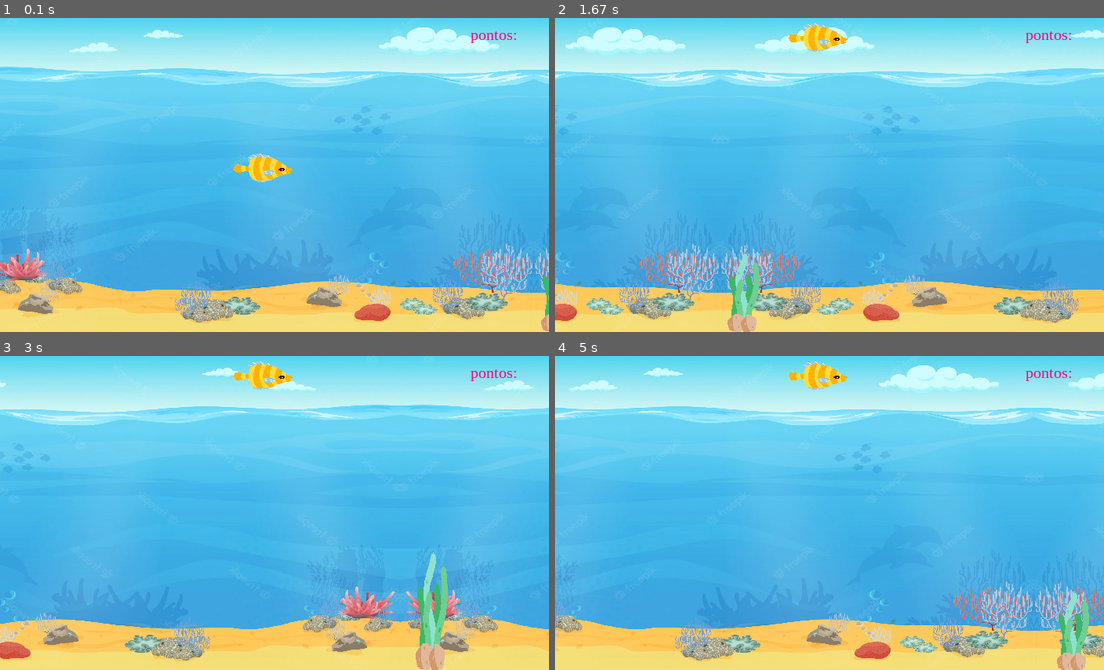
Above: before the commit, frames 1-4 (two rows, left to right).
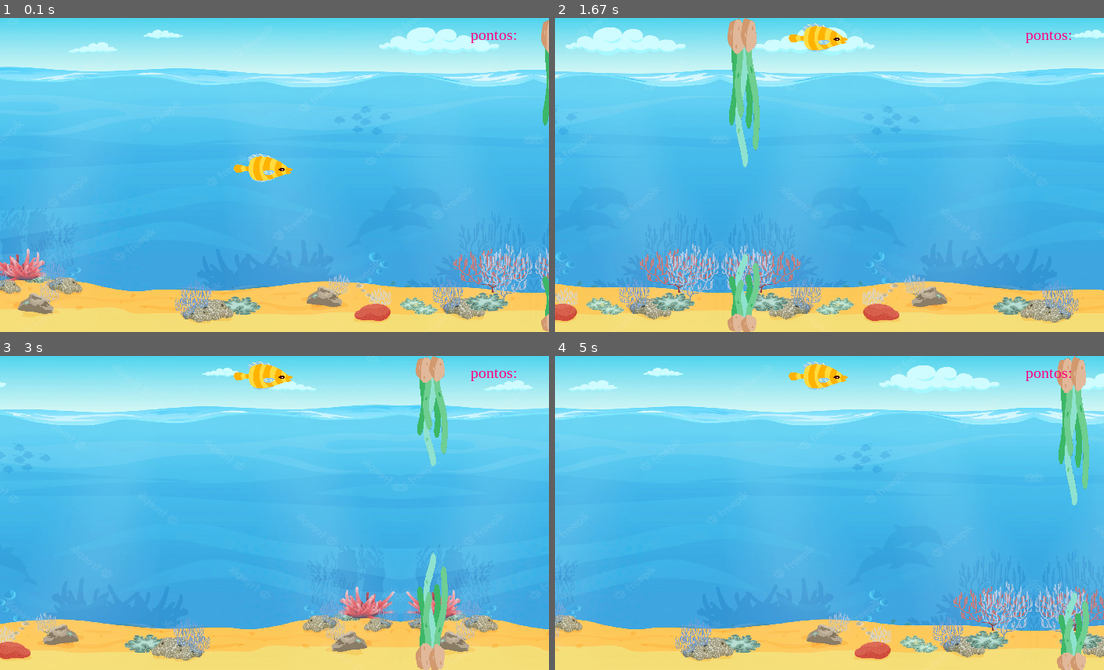
Above: after the commit, the same moments.

Repository: Luiza-Perazzoli/Pygame
Game: pygame game, started from game.py
Two runs of this game, one before a commit and one after it. Both use one fixed random seed, a clock stepped at 60 frames per second and the inputs below.
Inputs:
- Up to frame 1 (0.1 s): no input
- Up to frame 2 (1.67 s): tap Space at 0.33, 0.73, 1.03, 1.23, 1.57 s
- Up to frame 3 (3 s): tap Space at 1.87, 2.07, 2.37, 2.63, 2.97 s
- Up to frame 4 (5 s): tap Space at 3.27, 3.4, 3.8, 4.1, 4.47, 4.87 s

The runs differ from the first frame. In frame 1, 0.3% of the frame differs, in the area x 98-100%, y 0-35%; in frame 2, 1.7%, in the area x 31-38%, y 0-48%; in frame 3, 1.3%; in frame 4, 1.7%.

Commit message:
alga invertida e repete junto com a primeira alga

Diff:
--- a/game.py
+++ b/game.py
@@ -1,11 +1,12 @@
 import pygame
 from random import*
-from sala import peixe, fundo, fundo2, alga
+from sala import peixe, fundo, fundo2, alga, alga_invertida
 
 imagem_fundo=r"imagem/fundo do mar - Copia.webp"
 imagem_fundo2= r"imagem/fundo do mar2.webp"
 imagem_peixe=r"imagem/peixe_amarelo.png"
 imagem_alga=r"imagem\alga-png-real.png"
+imagem_alga_invertida= r"imagem/alga-png-real-invertida.png"
 
 WIDTH = 700
 HEIGHT = 400
@@ -28,6 +29,7 @@
 classe_fundo= fundo(WIDTH, HEIGHT)
 classe_fundo2= fundo2(WIDTH, HEIGHT)
 algas= alga(WIDTH, HEIGHT)
+algas_invertidas= alga_invertida(WIDTH, HEIGHT, algas)
 
 while game:
     clock.tick(FPS)
@@ -35,6 +37,7 @@
     classe_fundo2.update()
     peixes.update()
     algas.update()
+    algas_invertidas.update(algas)
     for event in pygame.event.get():
         if event.type == pygame.KEYDOWN:
             if event.key == pygame.K_SPACE:
@@ -46,6 +49,7 @@
     window.blit(classe_fundo.image, (classe_fundo.rect.x, classe_fundo.rect.y))
     window.blit(classe_fundo2.image, (classe_fundo2.rect.x, classe_fundo2.rect.y))
     window.blit(algas.image, (algas.rect.x, algas.rect.y))
+    window.blit(algas_invertidas.image, (algas_invertidas.rect.x, algas_invertidas.rect.y))
     window.blit(pontuacao, (600, 10))
     window.blit(peixes.image,(peixes.rect.x-110/2,peixes.rect.y-70/2))
 
--- a/sala.py
+++ b/sala.py
@@ -6,7 +6,8 @@
 imagem_fundo=r"imagem/fundo do mar - Copia.webp"
 imagem_fundo2= r"imagem/fundo do mar2.webp"
 imagem_peixe=r"imagem/peixe_amarelo.png"
-imagem_alga=r"imagem\alga-png-real.png"
+imagem_alga=r"imagem/alga-png-real.png"
+imagem_alga_invertida= r"imagem/alga-png-real-invertida.png"
 WIDTH = 700
 HEIGHT = 400
 
@@ -35,6 +36,27 @@
             self.speedx = -10
             self.speedy = 0
 
+class alga_invertida(pygame.sprite.Sprite):
+    def __init__(self,WIDTH,HEIGHT, algas):
+        pygame.sprite.Sprite.__init__(self)
+        self.distancia= 110
+        self.escala_y_invertida= HEIGHT - algas.escala_y - self.distancia
+        self.image = pygame.image.load(imagem_alga_invertida).convert_alpha()
+        self.image = pygame.transform.scale(self.image, (60, self.escala_y_invertida))
+        self.rect = self.image.get_rect()
+        self.rect.x = WIDTH
+        self.rect.y =  0
+        self.speedx = -10
+        self.speedy = 0
+
+    def update(self, algas):
+        self.rect.x += self.speedx
+        if self.rect.left < 0:
+            self.rect.x = WIDTH
+            self.escala_y_invertida= HEIGHT - algas.escala_y - self.distancia
+            self.image = pygame.transform.scale(self.image, (60, self.escala_y_invertida))
+            self.speedx = -10
+            self.speedy = 0
 
 class peixe(pygame.sprite.Sprite):
     def __init__(self,vel_x,vel_y,WIDTH,HEIGHT):
